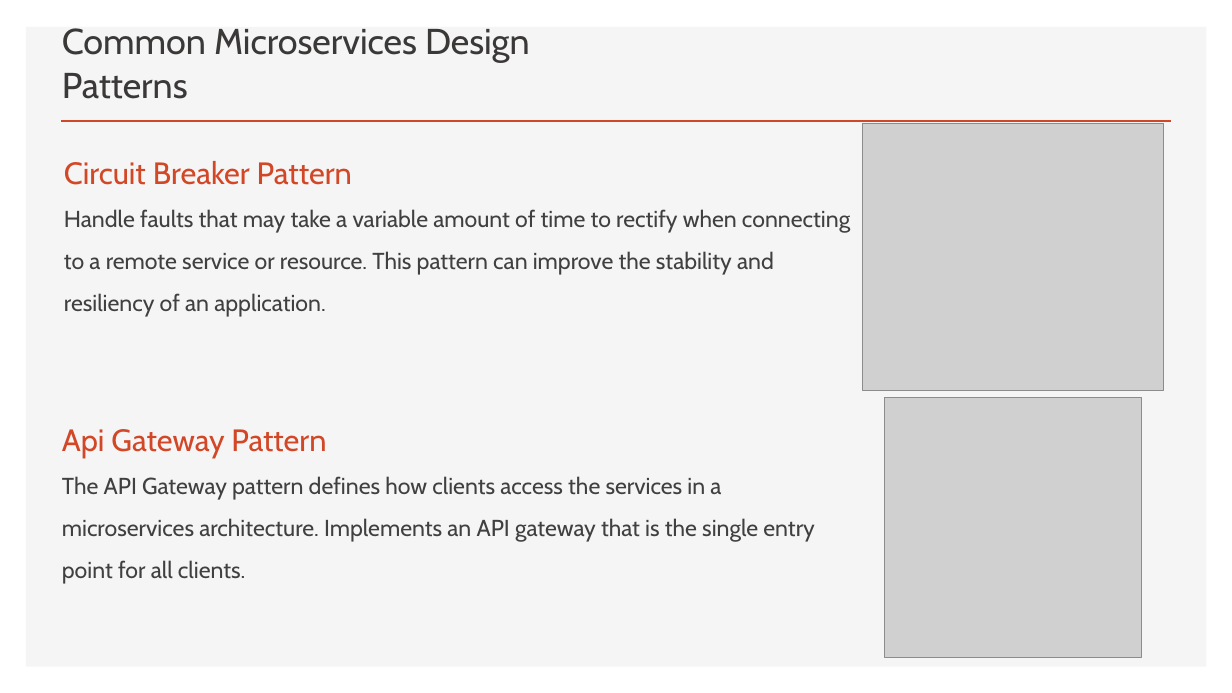
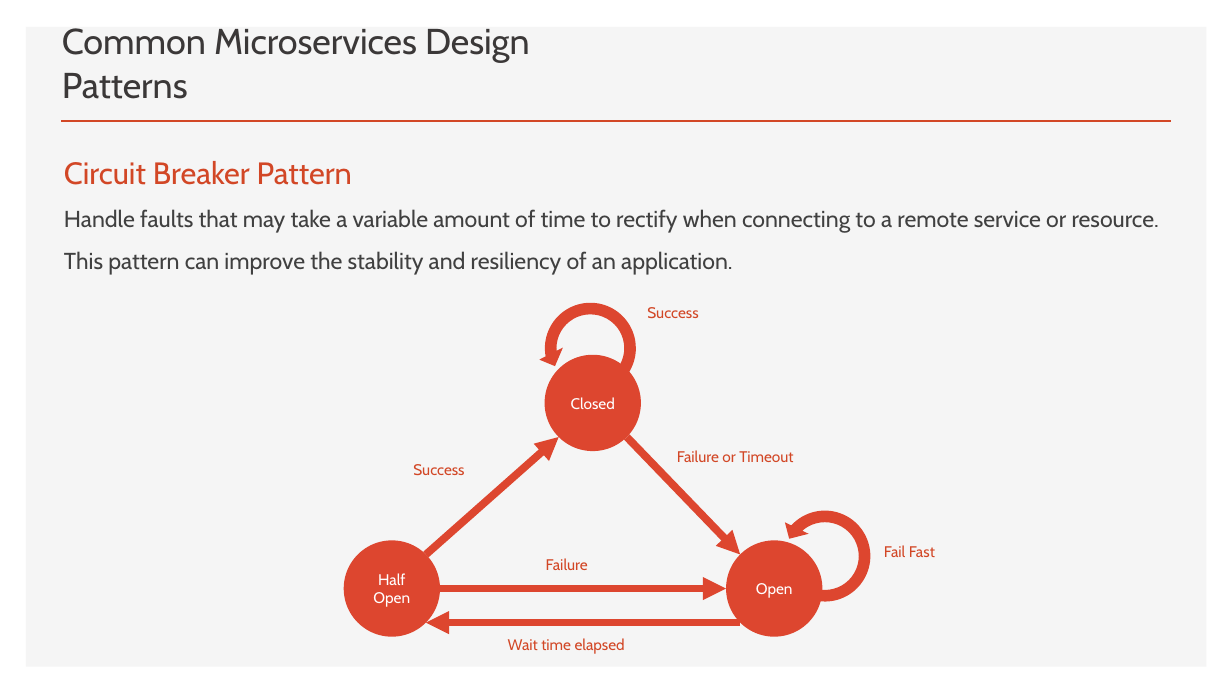
Before and after one commit to brianperera/EasyMaintain, a slide deck: slide 7 of Documents/MicroServices.pptx (slide 8 before the commit). Drawn at 1232x693 pixels with LibreOffice and Linux fonts; fonts in the diff are those of the drawing; grey boxes stand for pictures. Boxes give left, top, right and bottom in pixels: in the first picture for what was removed or moved away, otherwise in the second. Text is boxed around its words. In the diff, an @@ line names an element or a change of style, - is before the commit and + after.

```diff
--- a/Documents/MicroServices.pptx
+++ b/Documents/MicroServices.pptx
@@ text "Circuit Breaker Pattern" rewrapped from box(64, 161, 850, 317) to box(64, 161, 1159, 275) @@
@@ picture removed at box(862, 123, 1164, 390) @@
@@ left circular arrow added at box(521, 279, 661, 418), fill #DD462F @@
@@ text added at box(647, 307, 698, 318), 12 pt, text #D24726 @@
+Success
@@ ellipse added at box(544, 355, 640, 451), fill #DD462F, 12 pt, text #FFFFFF @@
+Closed
@@ picture removed at box(884, 398, 1142, 658) @@
@@ text removed at box(62, 429, 814, 584) @@
-Api Gateway Pattern
-The API Gateway pattern defines how clients access the services in a microservices architecture. Implements an API gateway that is the single entry point for all clients.
@@ arrow added from (426, 555) to (559, 437), #DD462F 6 pt @@
@@ arrow added from (627, 437) to (740, 555), #DD462F 6 pt @@
@@ text added at box(413, 464, 464, 475), 12 pt, text #D24726 @@
+Success
@@ text added at box(677, 450, 793, 462), 12 pt, text #D24726 @@
+Failure or Timeout
@@ left circular arrow added at box(752, 484, 897, 629), fill #DD462F @@
@@ ellipse added at box(344, 541, 440, 637), fill #DD462F, 12 pt, text #FFFFFF @@
+Half Open
@@ text added at box(546, 558, 588, 570), 12 pt, text #D24726 @@
+Failure
@@ ellipse added at box(726, 541, 823, 637), fill #DD462F, 12 pt, text #FFFFFF @@
+Open
@@ text added at box(884, 545, 935, 557), 12 pt, text #D24726 @@
+Fail Fast
@@ arrow added from (440, 589) to (726, 589), #DD462F 6 pt @@
@@ arrow added from (740, 623) to (426, 623), #DD462F 6 pt @@
@@ text added at box(508, 638, 625, 654), 12 pt, text #D24726 @@
+Wait time elapsed
```
Also in this commit, not shown: 5 other slides changed, 3 slides added, 2 slides removed.
